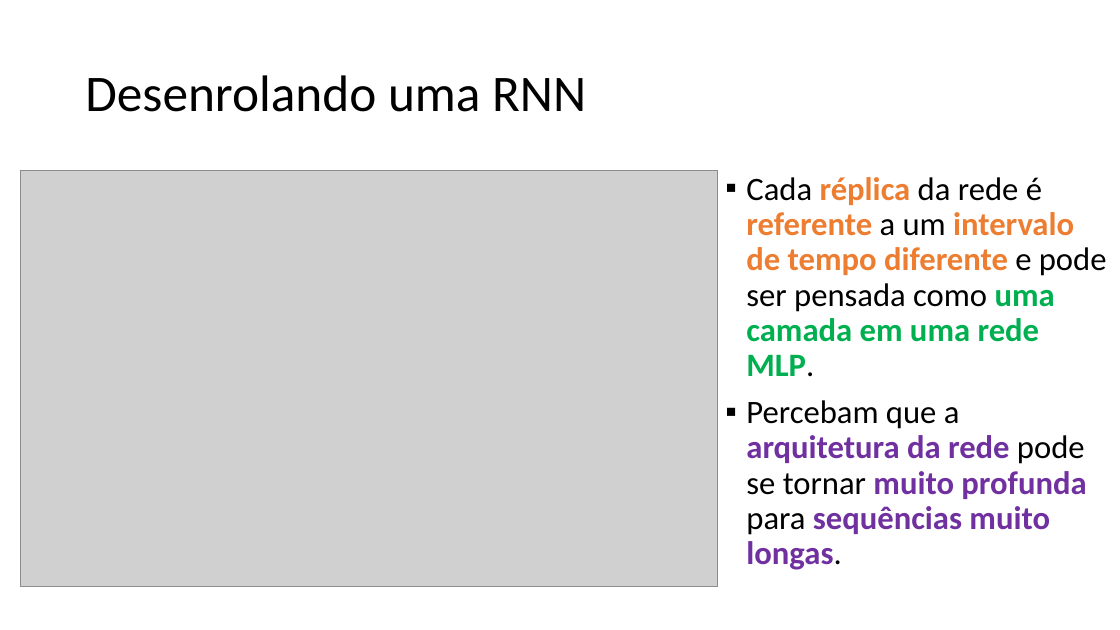
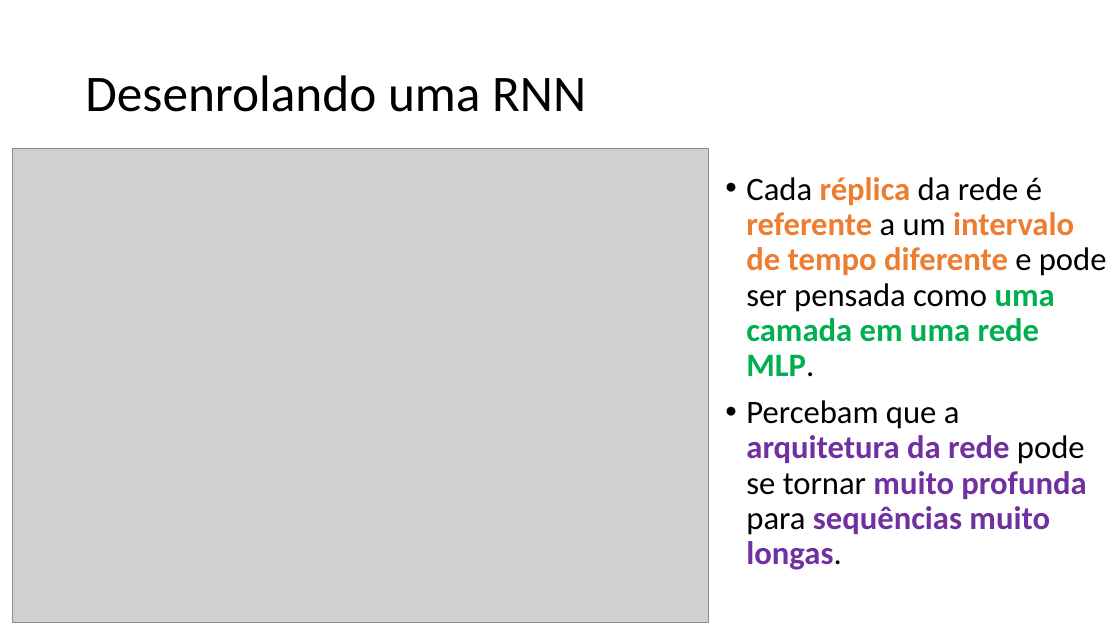
Before and after one commit to zz4fap/c24_inteligencia_artificial, a slide deck: slide 19 of slides/C24_RNN.pptx (slide 20 before the commit). Drawn at 1120x630 pixels with LibreOffice and Linux fonts; fonts in the diff are those of the drawing; grey boxes stand for pictures. Boxes give left, top, right and bottom in pixels: in the first picture for what was removed or moved away, otherwise in the second. Text is boxed around its words. In the diff, an @@ line names an element or a change of style, - is before the commit and + after.

```diff
--- a/slides/C24_RNN.pptx
+++ b/slides/C24_RNN.pptx
@@ picture: place and size @@
-picture at box(21, 170, 718, 586)
+picture at box(12, 148, 708, 623)
@@ text "Cada réplica da rede é ..." at box(746, 177, 1107, 570): bullet ▪ to • @@
```
Also in this commit, not shown: 14 other slides changed, 1 slide removed.
